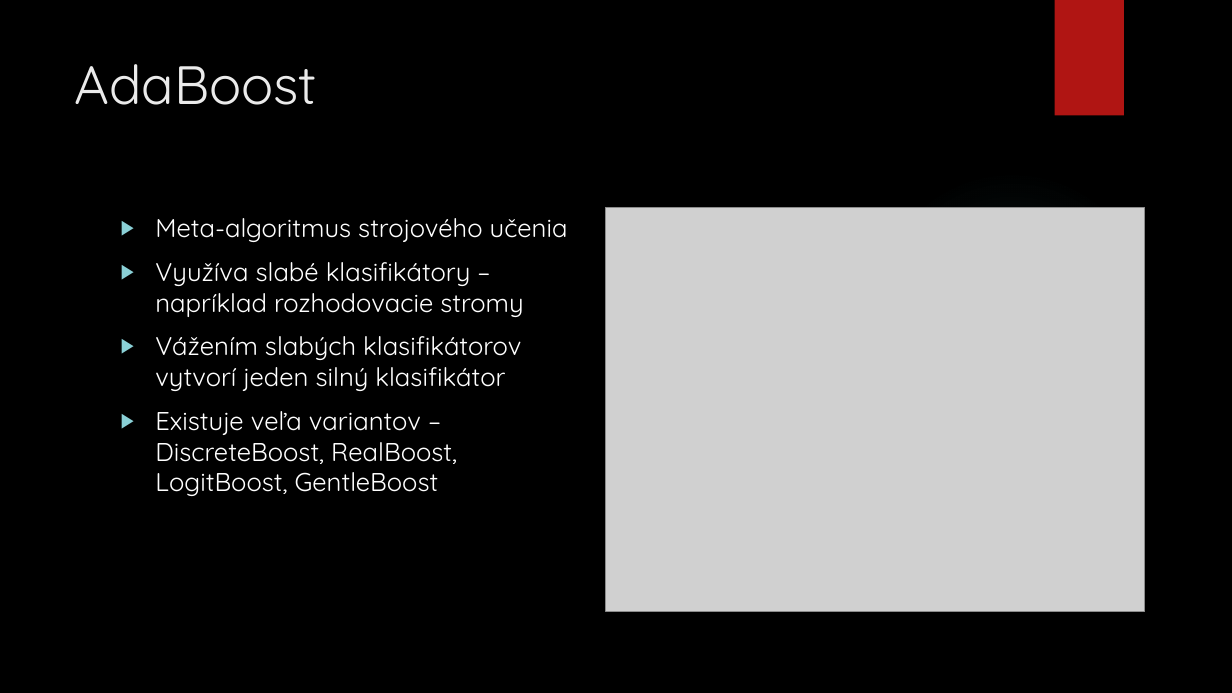
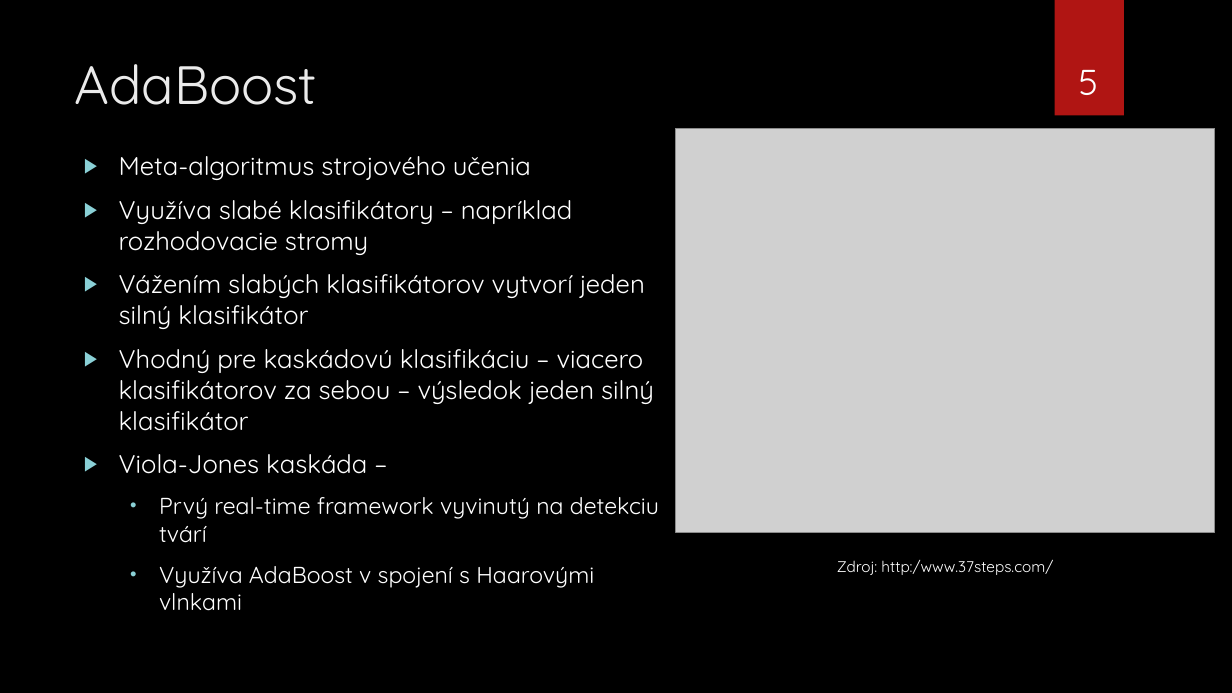
Before and after one commit to killerwife/IngProjekt, a slide deck: slide 5 of Diplomova Praca/PrezentaciaStatnice.pptx (slide 4 before the commit). Drawn at 1232x693 pixels with LibreOffice and Linux fonts; fonts in the diff are those of the drawing; grey boxes stand for pictures; background and template pictures are left out. Boxes give left, top, right and bottom in pixels: in the first picture for what was removed or moved away, otherwise in the second. Text is boxed around its words. In the diff, an @@ line names an element or a change of style, - is before the commit and + after.

```diff
--- a/Diplomova Praca/PrezentaciaStatnice.pptx
+++ b/Diplomova Praca/PrezentaciaStatnice.pptx
@@ page number added at <box>1079,70,1099,95</box>, 28 pt, text #FFFFFF @@
+5
@@ text "Meta-algoritmus strojového učenia": place and size @@
-text "Meta-algoritmus strojového učenia" at <box>155,218,568,496</box>
+text "Meta-algoritmus strojového učenia" at <box>119,156,659,611</box>
@@ picture: place and size @@
-picture at <box>606,208,1145,612</box>
+picture at <box>676,128,1214,532</box>
@@ ellipse removed at <box>870,169,1154,454</box> @@
@@ text at <box>119,349,659,611</box>: text changed @@
-▶ Existuje veľa variantov – DiscreteBoost, RealBoost, LogitBoost, GentleBoost
+▶ Vhodný pre kaskádovú klasifikáciu – viacero klasifikátorov za sebou – výsledok jeden silný klasifikátor
+▶ Viola-Jones kaskáda –
+  • Prvý real-time framework vyvinutý na detekciu tvárí
+  • Využíva AdaBoost v spojení s Haarovými vlnkami
@@ text added at <box>837,560,1053,575</box>, 12 pt, text #FFFFFF @@
+Zdroj: http:/www.37steps.com/
```
Also in this commit, not shown: 9 other slides changed, 6 slides added, 2 slides removed, 5 other files.
